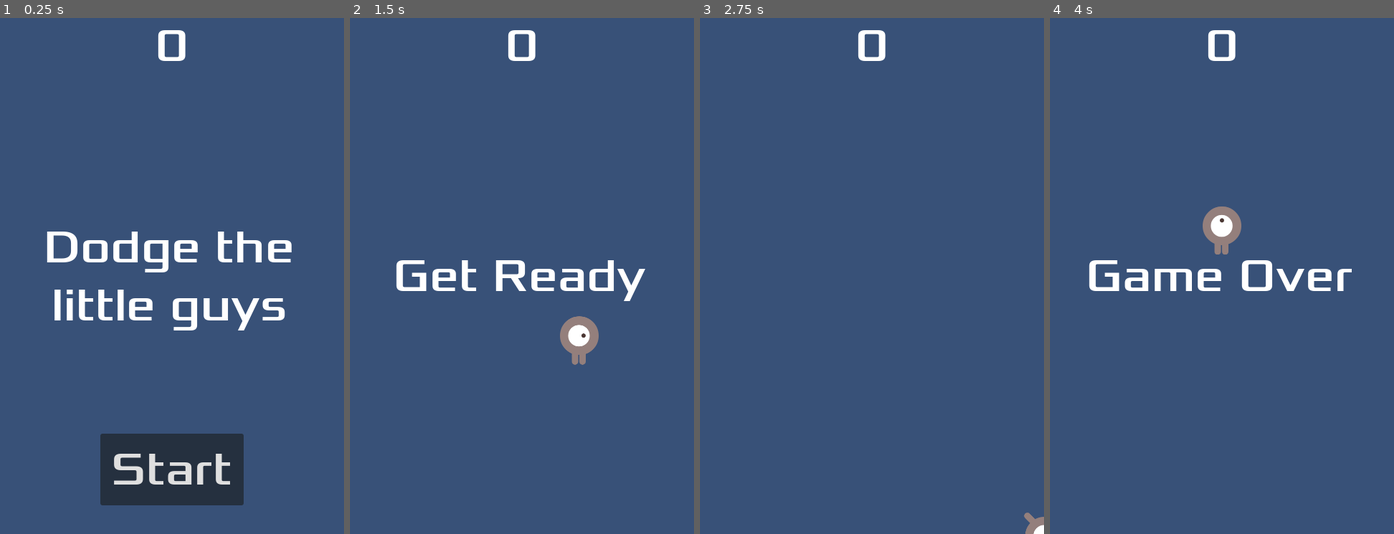
Above: before the commit, frames 1-4 (left to right).
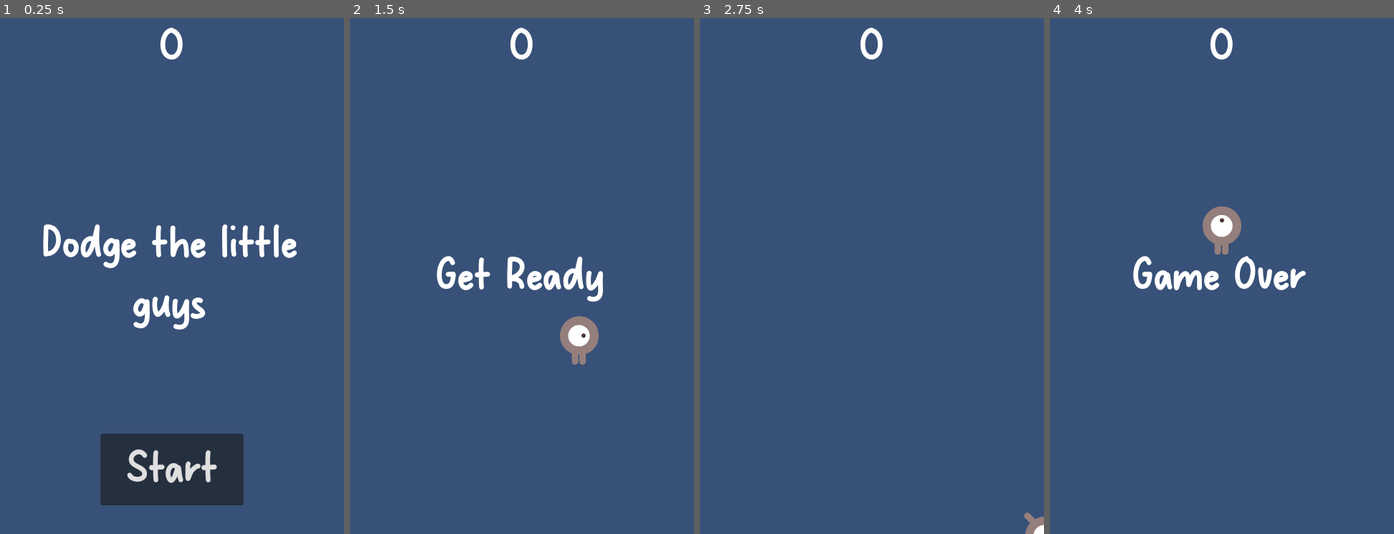
Above: after the commit, the same moments.

Repository: Juniper19/game-1-tutorial
Game: Godot game, scene res://main.tscn
The game is run twice, just before and just after one commit, with the same random seed, the same clock (stepped at 60 frames per second) and the same inputs.
Inputs:
- Up to frame 1 (0.25 s): no input
- Up to frame 2 (1.5 s): click "Start" at 0.5 s; tap Enter at 1.25 s; hold Right (move_right) from 1.28 s (still down)
- Up to frame 3 (2.75 s): release Right (move_right) at 2.03 s; hold Down (move_down) from 2.03 s (still down)
- Up to frame 4 (4 s): release Down (move_down) at 2.78 s; hold Right (move_right) 2.78-3.53 s; hold Up (move_up) from 3.53 s (still down)

The runs differ from the first frame. In frame 1, 5.8% of the frame differs, in the area x 12-87%, y 1-91%; in frame 2, 2.5%; in frame 3, 0.3%; in frame 4, 2.3%.

Commit message:
CHANGE: Font changed

Diff:
--- a/hud.tscn
+++ b/hud.tscn
@@ -1,7 +1,7 @@
 [gd_scene load_steps=3 format=3 uid="uid://cqnjl7v4sly2j"]
 
 [ext_resource type="Script" uid="uid://o5cqmsnx655u" path="res://HUD.gd" id="1_tg4cr"]
-[ext_resource type="FontFile" uid="uid://c28ls8doccyel" path="res://fonts/Xolonium-Regular.ttf" id="1_v2lfg"]
+[ext_resource type="FontFile" uid="uid://daosna8bbwf2m" path="res://fonts/Naturaly.otf" id="2_64ctp"]
 
 [node name="HUD" type="CanvasLayer"]
 script = ExtResource("1_tg4cr")
@@ -11,7 +11,7 @@
 anchor_right = 1.0
 offset_bottom = 78.0
 grow_horizontal = 2
-theme_override_fonts/font = ExtResource("1_v2lfg")
+theme_override_fonts/font = ExtResource("2_64ctp")
 theme_override_font_sizes/font_size = 64
 text = "0"
 horizontal_alignment = 1
@@ -29,7 +29,7 @@
 offset_bottom = -280.0
 grow_horizontal = 2
 grow_vertical = 0
-theme_override_fonts/font = ExtResource("1_v2lfg")
+theme_override_fonts/font = ExtResource("2_64ctp")
 theme_override_font_sizes/font_size = 64
 text = "Dodge the little guys"
 horizontal_alignment = 1
@@ -48,7 +48,7 @@
 offset_bottom = -40.0
 grow_horizontal = 2
 grow_vertical = 0
-theme_override_fonts/font = ExtResource("1_v2lfg")
+theme_override_fonts/font = ExtResource("2_64ctp")
 theme_override_font_sizes/font_size = 64
 text = "Start"
 
Binary file added: fonts/Naturaly.otf
Not shown, added: fonts/Naturaly.otf.import
